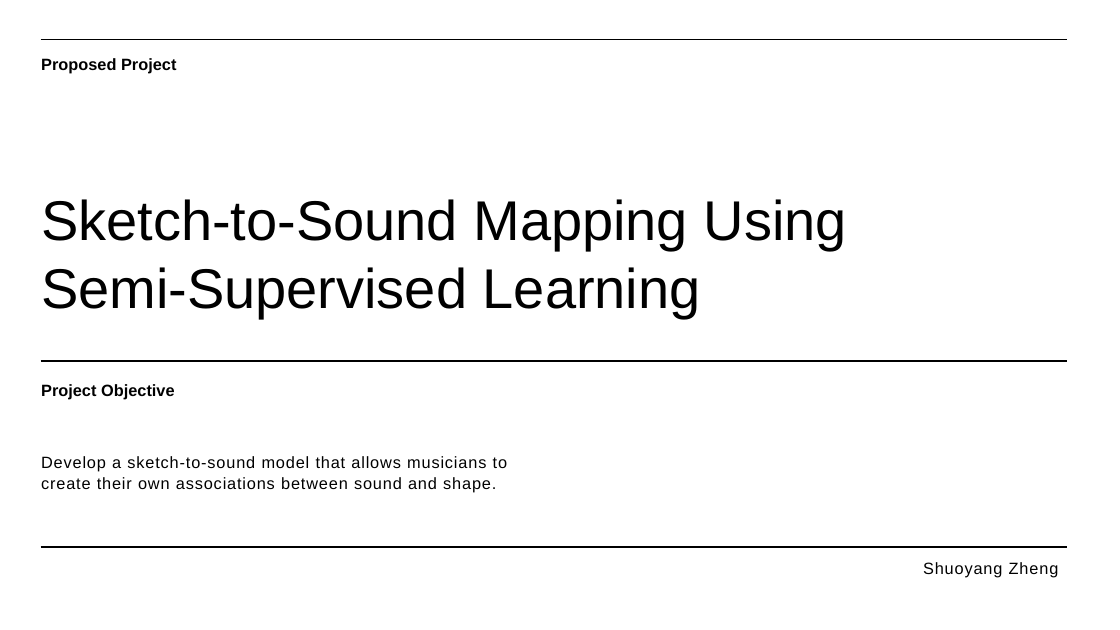
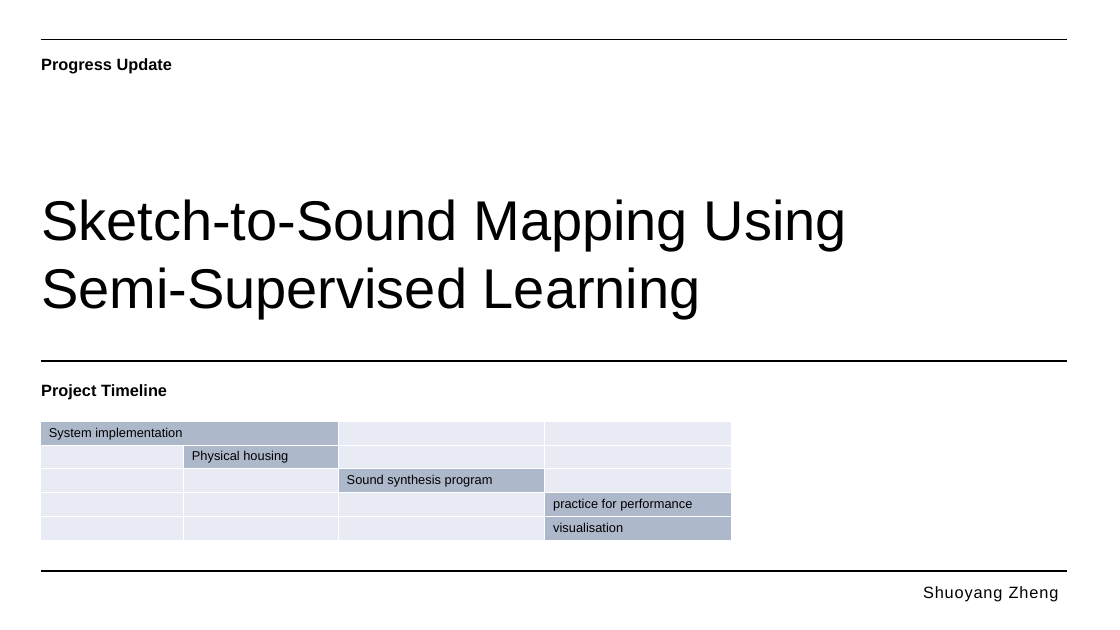
Before and after one commit to jasper-zheng/unsupervised-sketch-to-sound, a slide deck: slide 1 of docs/proposal.pptx. Drawn at 1120x630 pixels with LibreOffice and Linux fonts; fonts in the diff are those of the drawing. Boxes give left, top, right and bottom in pixels: in the first picture for what was removed or moved away, otherwise in the second. Text is boxed around its words. In the diff, an @@ line names an element or a change of style, - is before the commit and + after.

```diff
--- a/docs/proposal.pptx
+++ b/docs/proposal.pptx
@@ text at [41, 58, 172, 74]: text changed @@
-Proposed Project
+Progress Update
@@ text at [41, 384, 167, 400]: text changed @@
-Project Objective
+Project Timeline
@@ table added at [40, 421, 731, 540], 5 rows, 4 columns @@
+System implementation |  |  | 
+ | Physical housing |  | 
+ |  | Sound synthesis program | 
+ |  |  | practice for performance
+ |  |  | visualisation
@@ text removed at [41, 456, 507, 493] @@
-Develop a sketch-to-sound model that allows musicians to create their own associations between sound and shape.
@@ line moved from (40, 547) - (1067, 547) to (40, 571) - (1067, 571) @@
@@ text "Shuoyang Zheng": place and size @@
-text "Shuoyang Zheng" at [923, 562, 1059, 577]
+text "Shuoyang Zheng" at [923, 586, 1059, 602]
```
Also in this commit, not shown: 2 slides added, 2 slides removed, 23 other files.
